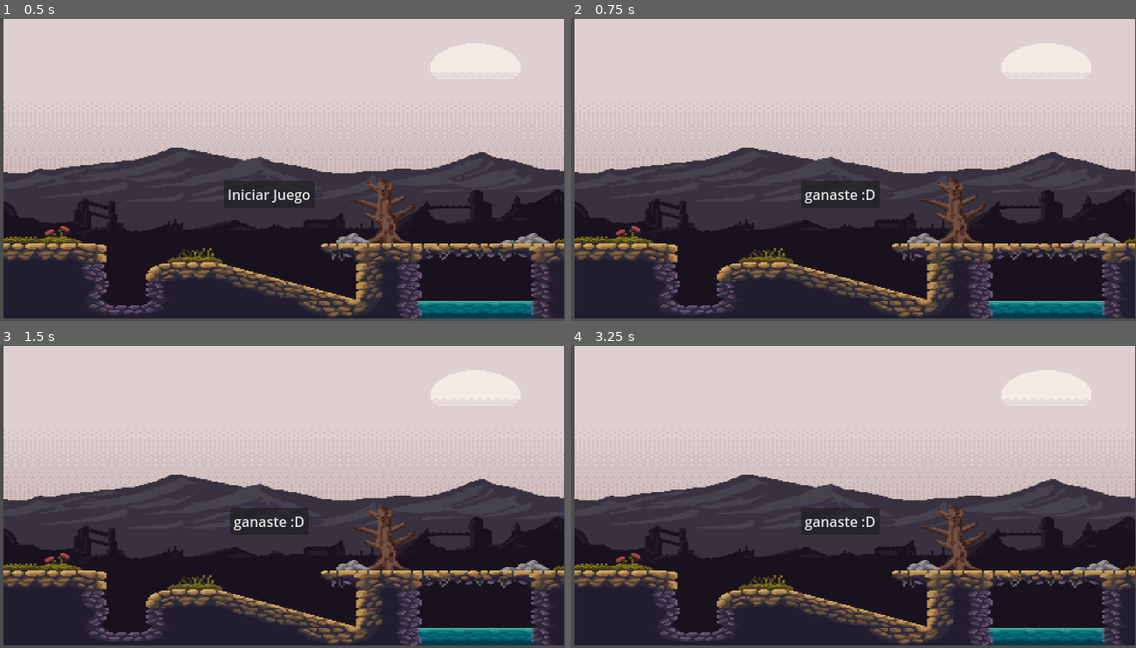
Above: before the commit, frames 1-4 (two rows, left to right).
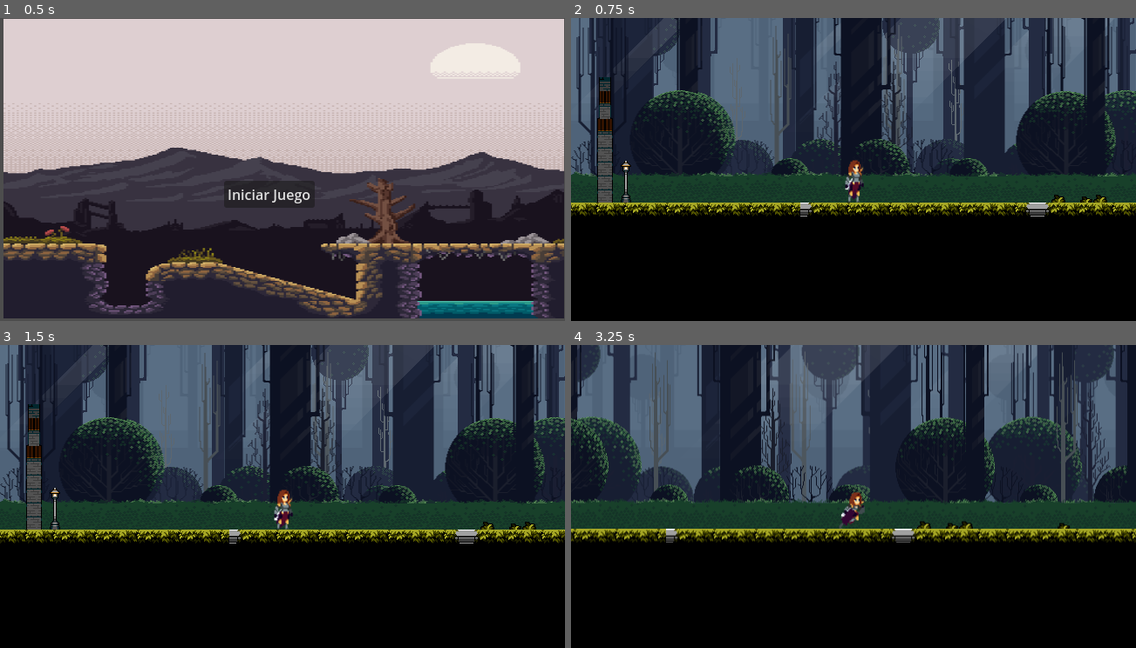
Above: after the commit, the same moments.

Repository: Lucas-tiziano-aguiar/juego-bosnia
Game: Godot game, scene res://play/menu_principal.tscn
Same seed, same stepped clock (60 frames per second), same inputs: the game is played once before the commit and once after it.
Inputs (mouse positions are in pixels of both pictures, inside the frame that each line leads up to):
- Up to frame 1 (0.5 s): no input
- Up to frame 2 (0.75 s): click "Iniciar Juego" at 0.5 s
- Up to frame 3 (1.5 s): click (271, 520) at 1.25 s, where only the run before the commit has a clickable "ganaste :D"
- Up to frame 4 (3.25 s): hold Z (crouch) 2.03-2.78 s; hold D (right) from 2.03 s (still down); tap W (jump) at 2.27, 3.02 s; tap Shift (sprint) at 2.85 s

Frame 1 is identical in both runs. In frame 2, 99% of the frame differs, in the area x 0-100%, y 0-100%; in frame 3, 99%; in frame 4, 99%.

Commit message:
collisionRepared

Diff:
--- a/play/mapa.tscn
+++ b/play/mapa.tscn
@@ -3302,7 +3302,7 @@
 sources/1 = SubResource("TileSetAtlasSource_gley5")
 
 [sub_resource type="RectangleShape2D" id="RectangleShape2D_uh7ij"]
-size = Vector2(32, 507.096)
+size = Vector2(32, 399.548)
 
 [node name="mapa" type="Node"]
 script = ExtResource("1_chs3j")
@@ -3445,7 +3445,7 @@
 script = ExtResource("16_530sx")
 
 [node name="CollisionShape2D" type="CollisionShape2D" parent="Area2D"]
-position = Vector2(1847, 260)
+position = Vector2(1847, 206.226)
 shape = SubResource("RectangleShape2D_uh7ij")
 
 [connection signal="body_entered" from="Area2D" to="." method="_on_area_2d_body_entered"]
